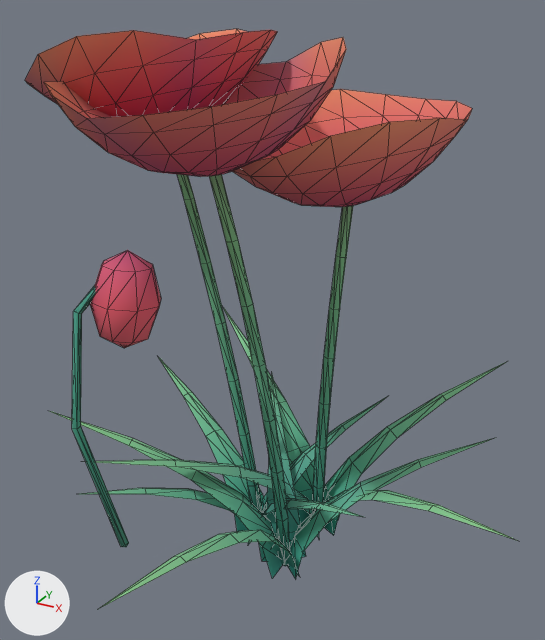
Renders of the glTF model shardlight/game/assets/models/verdant_flora/verdant_flower_poppy.glb from each side of a commit.
Both versions are drawn from a 50 mm lens placed at (0.538, -0.93, 0.883), pointed at (0.055, -0.051, 0.444). Arrows for +X, +Y and +Z are at lower left; the lights stay in place. The older version comes first. Mesh edges are drawn as thin lines. Vertices at exactly the same position are counted once.

Script lines for the objects in view, before the commit:
```python
me_verdant_flower_poppy = bpy.data.meshes.new('verdant_flower_poppy')
me_verdant_flower_poppy.from_pydata(...)  # 813 vertices, 1330 faces; spans x -0.332..0.445, y -0.466..0.336, z 0.0..0.837
me_verdant_flower_poppy.materials.append(mat_vc_foliage)
ob_verdant_flower_poppy = bpy.data.objects.new('verdant_flower_poppy', me_verdant_flower_poppy)
ob_verdant_flower_poppy.location = (0.0, 0.0, 0.0)
```
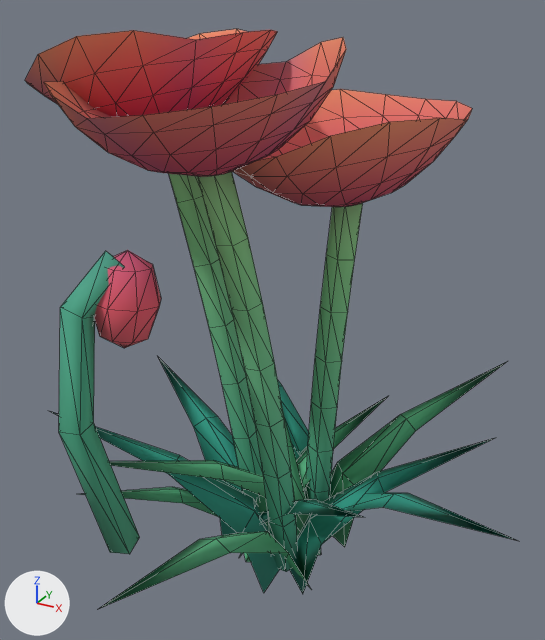
The newer file is also turned or shifted as a whole; pictures and numbers use the older file's frame.

Changed parts and their boxes [x1, y1, x2, y2] in the pictures (545 x 640 px):
```json
{"object": "verdant_flower_poppy", "change": "reshaped", "before": [25, 29, 516, 608], "after": [25, 29, 518, 609]}
{"part": 1, "of": "me_verdant_flower_poppy", "change": "rebuilt", "before": [177, 174, 263, 513], "after": [168, 173, 263, 502], "on screen": "10% wider"}
{"part": 2, "of": "me_verdant_flower_poppy", "change": "rebuilt", "before": [209, 174, 290, 566], "after": [198, 171, 298, 572], "on screen": "23% wider"}
{"part": 3, "of": "me_verdant_flower_poppy", "change": "rebuilt", "before": [312, 206, 353, 512], "after": [305, 203, 363, 502], "on screen": "40% wider"}
{"part": 4, "of": "me_verdant_flower_poppy", "change": "rebuilt", "before": [72, 286, 129, 547], "after": [59, 251, 140, 554]}
{"part": 5, "of": "me_verdant_flower_poppy", "change": "reshaped", "before": [50, 307, 516, 608], "after": [50, 357, 518, 609]}
{"part": 6, "of": "me_verdant_flower_poppy", "change": "recoloured", "before": [50, 30, 516, 608], "after": [50, 30, 516, 608]}
```

Scene script edits in JSON lines:
```json
{"block": "me_verdant_flower_poppy", "where": "# used by ob_verdant_flower_poppy; location = (0.0, 0.0, 0.0)"}
{"op": "remove", "block": "me_verdant_flower_poppy", "code": "me_verdant_flower_poppy.from_pydata(...)  # 813 vertices, 1330 faces; spans x -0.332..0.445, y -0.466..0.336, z 0.0..0.837"}
{"op": "add", "block": "me_verdant_flower_poppy", "code": "me_verdant_flower_poppy.from_pydata(...)  # 741 vertices, 1234 faces; spans x -0.332..0.445, y -0.466..0.336, z -0.009..0.837"}
{"block": "me_verdant_flower_poppy", "change": "me_verdant_flower_poppy part 1: the loose piece of 40 vertices spanning x -0.143..0.009, y -0.025..0.01, z 0.006..0.693 is rebuilt with 40 vertices and now spans x -0.157..0.019, y -0.039..0.022, z 0.005..0.696"}
{"block": "me_verdant_flower_poppy", "change": "me_verdant_flower_poppy part 2: the loose piece of 40 vertices spanning x -0.001..0.087, y -0.127..-0.039, z 0.007..0.67 is rebuilt with 40 vertices and now spans x -0.014..0.1, y -0.139..-0.026, z 0.006..0.673"}
{"block": "me_verdant_flower_poppy", "change": "me_verdant_flower_poppy part 3: the loose piece of 40 vertices spanning x 0.072..0.121, y 0.052..0.084, z 0.007..0.598 is rebuilt with 40 vertices and now spans x 0.061..0.136, y 0.039..0.097, z 0.006..0.599"}
{"block": "me_verdant_flower_poppy", "change": "me_verdant_flower_poppy part 4: the loose piece of 16 vertices spanning x -0.104..-0.058, y -0.31..-0.233, z 0.148..0.573 is rebuilt with 16 vertices and now spans x -0.118..-0.043, y -0.324..-0.223, z 0.144..0.586"}
{"block": "me_verdant_flower_poppy", "change": "me_verdant_flower_poppy part 5"}
{"block": "me_verdant_flower_poppy", "change": "120 vertices are removed from x -0.131..0.228, y -0.211..0.176, z 0.0..0.188"}
{"block": "me_verdant_flower_poppy", "change": "180 faces are deleted"}
{"block": "me_verdant_flower_poppy", "change": "48 vertices move from x -0.21..0.321, y -0.321..0.244, z 0.119..0.241 to x -0.161..0.262, y -0.246..0.205, z 0.065..0.206"}
{"block": "me_verdant_flower_poppy", "change": "48 vertices are added at x -0.075..0.16, y -0.119..0.138, z -0.009..0.111"}
{"block": "me_verdant_flower_poppy", "change": "84 new faces join them"}
{"block": "me_verdant_flower_poppy", "change": "me_verdant_flower_poppy part 6: 602 kept faces spanning x -0.313..0.445, y -0.466..0.336, z 0.065..0.837 get new vertex colours"}
```
